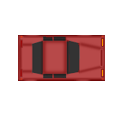
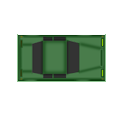
Layer changes from the first (121, 121) image to the second:
painted on "Color Fill 1" over [17, 34, 106, 82]
